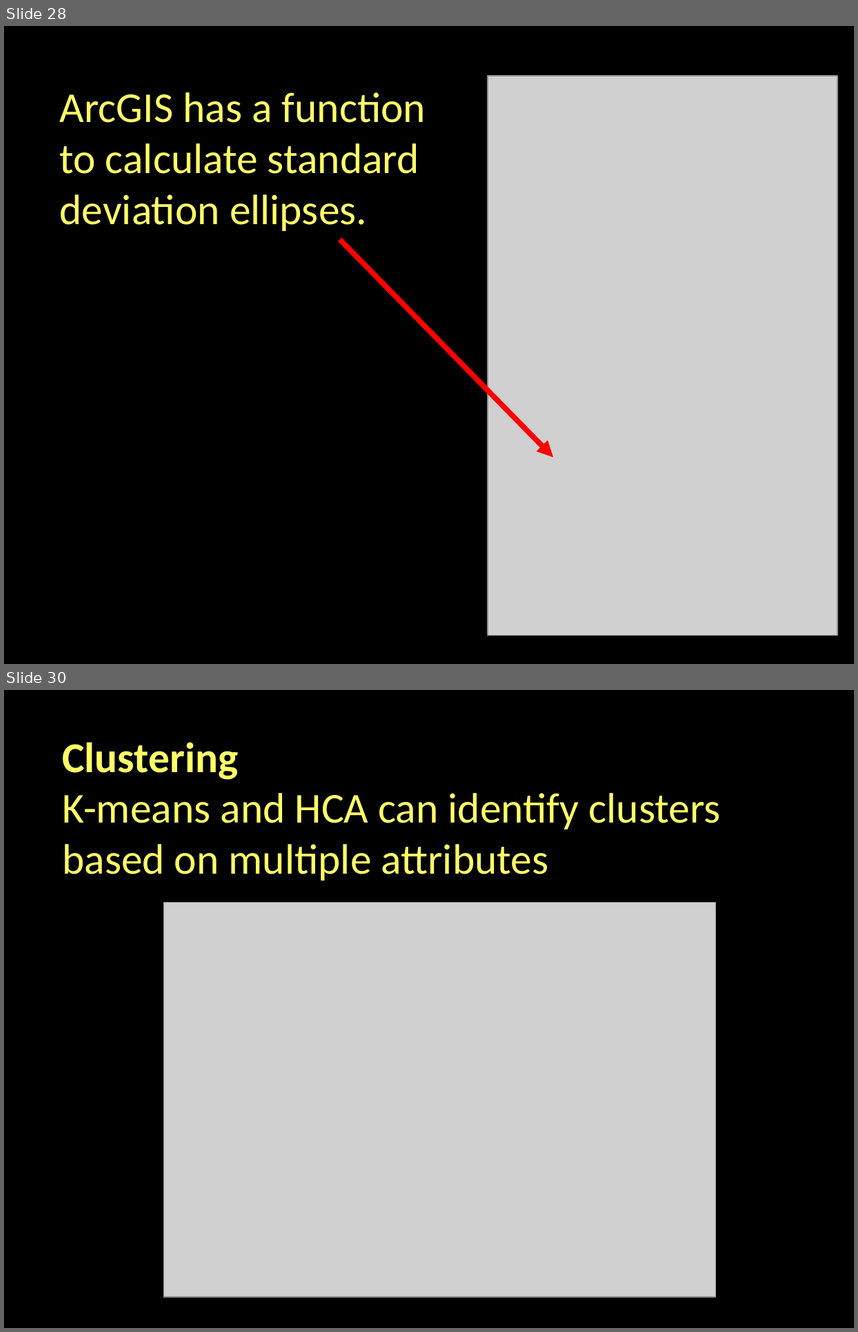
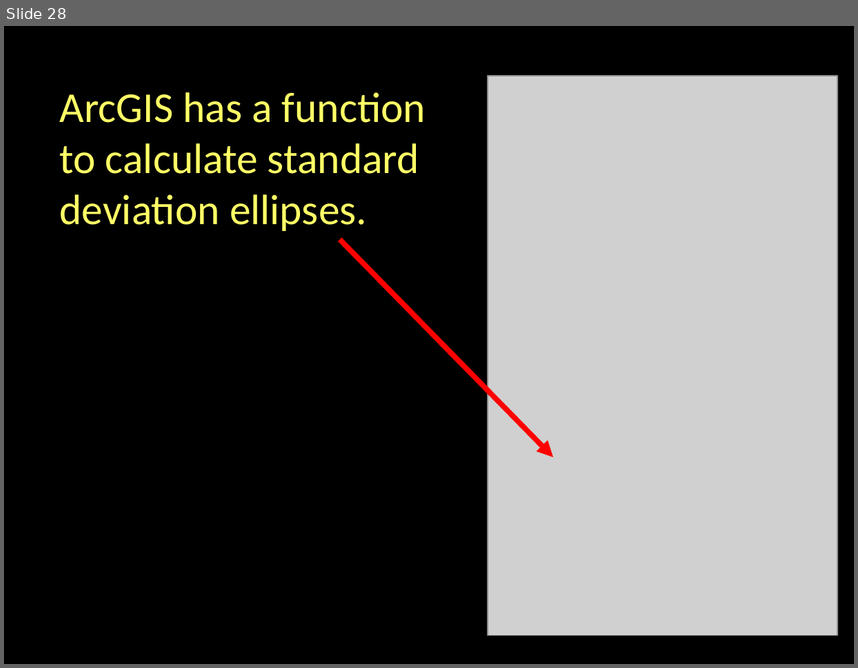
Before and after one commit to jshannon75/geog4300, a slide deck: slides/Geog4300_f19_L06-3 Describing spatial data.pptx. Shown one above the other, each under a label of ours: slides 28 and 30 before the commit, slide 28 after it; the slides between them are not shown. The pictures are 858x1332 and 858x668 pixels, drawn with LibreOffice and Linux fonts; fonts in the diff are those of the drawing; grey boxes stand for pictures. Boxes give left, top, right and bottom in pixels: in the first picture for what was removed or moved away, otherwise in the second. Text is boxed around its words. In the diff, an @@ line names an element or a change of style, - is before the commit and + after.

Commit message:
clustering change

```diff
--- a/slides/Geog4300_f19_L06-3 Describing spatial data.pptx
+++ b/slides/Geog4300_f19_L06-3 Describing spatial data.pptx
@@ slide 30 removed at bbox=[4, 690, 854, 1328], background #000000 @@
@@ text removed at bbox=[62, 742, 721, 880] @@
-Clustering
-K-means and HCA can identify clusters based on multiple attributes
@@ picture removed at bbox=[164, 903, 715, 1297] @@
```
Also in this commit, not shown: 1 other slide removed, 1 other file.
